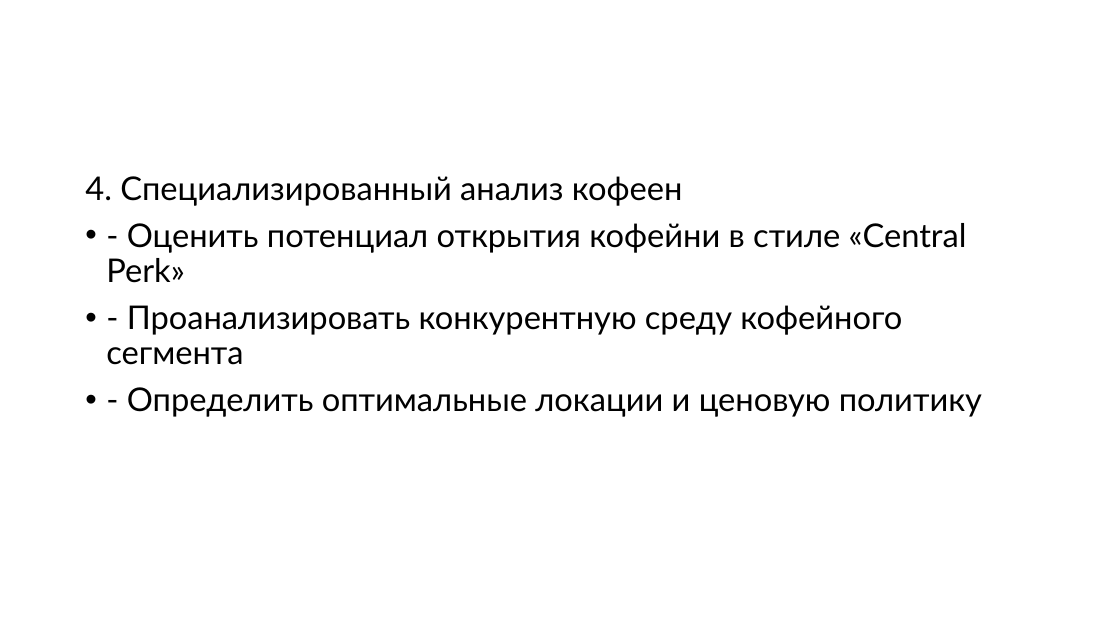
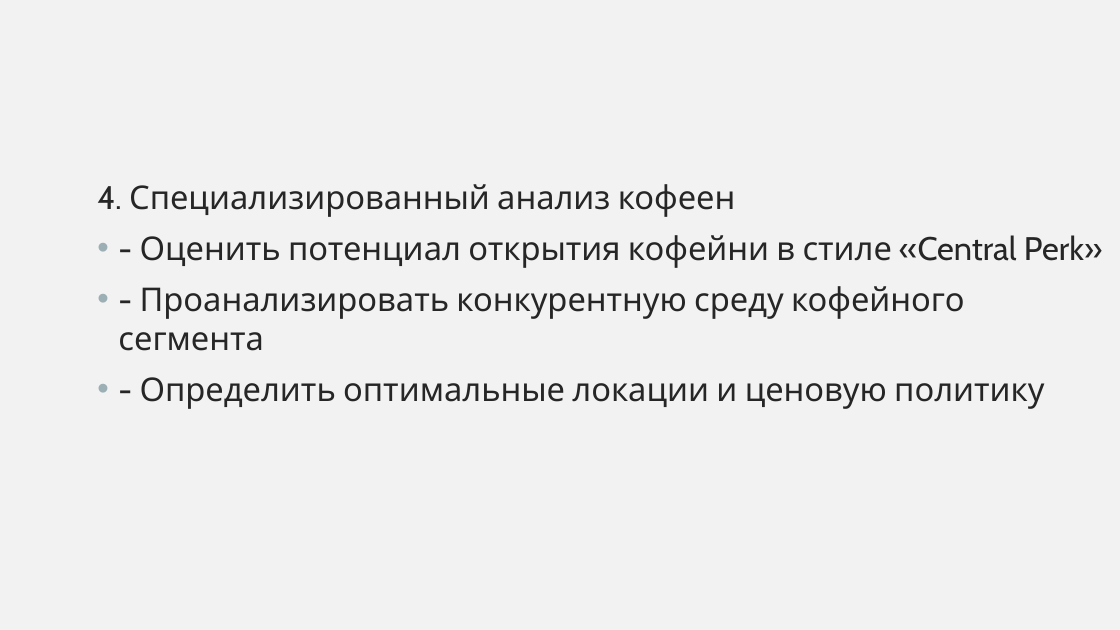
Before and after one commit to PHILIPP111007/masters_degree_Roshchin_M25-555, a slide deck: slide 8 of BI/moscow_places/moscow_places_hw.pptx. Drawn at 1120x630 pixels with LibreOffice and Linux fonts; fonts in the diff are those of the drawing. Boxes give left, top, right and bottom in pixels: in the first picture for what was removed or moved away, otherwise in the second. Text is boxed around its words. In the diff, an @@ line names an element or a change of style, - is before the commit and + after.

```diff
--- a/BI/moscow_places/moscow_places_hw.pptx
+++ b/BI/moscow_places/moscow_places_hw.pptx
@@ background #FFFFFF to #F2F2F2 @@
@@ text "4. Специализированный анализ кофеен" moved from (x1=85, y1=176, x2=982, y2=417) to (x1=97, y1=184, x2=1102, y2=409) @@
@@ text "4. Специализированный анализ кофеен" at (x1=97, y1=184, x2=1102, y2=409): font Lato to Cabin, text colour #000000 to #262626; line spacing 0.9 to 1 @@
```
Also in this commit, not shown: 23 other slides changed, 1 other file.
